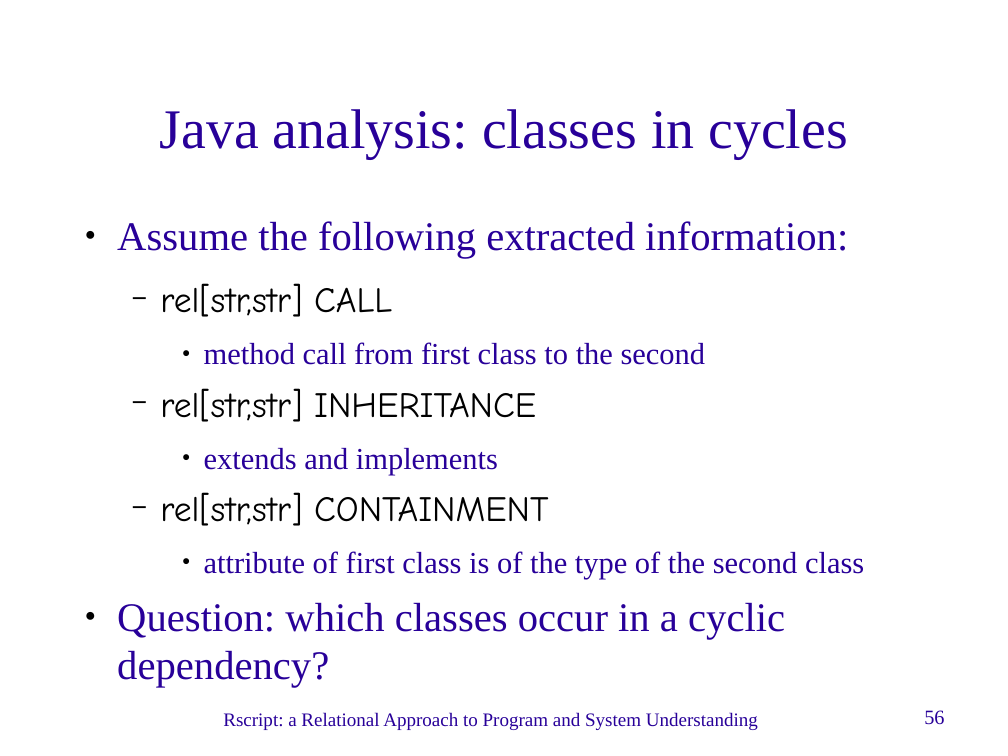
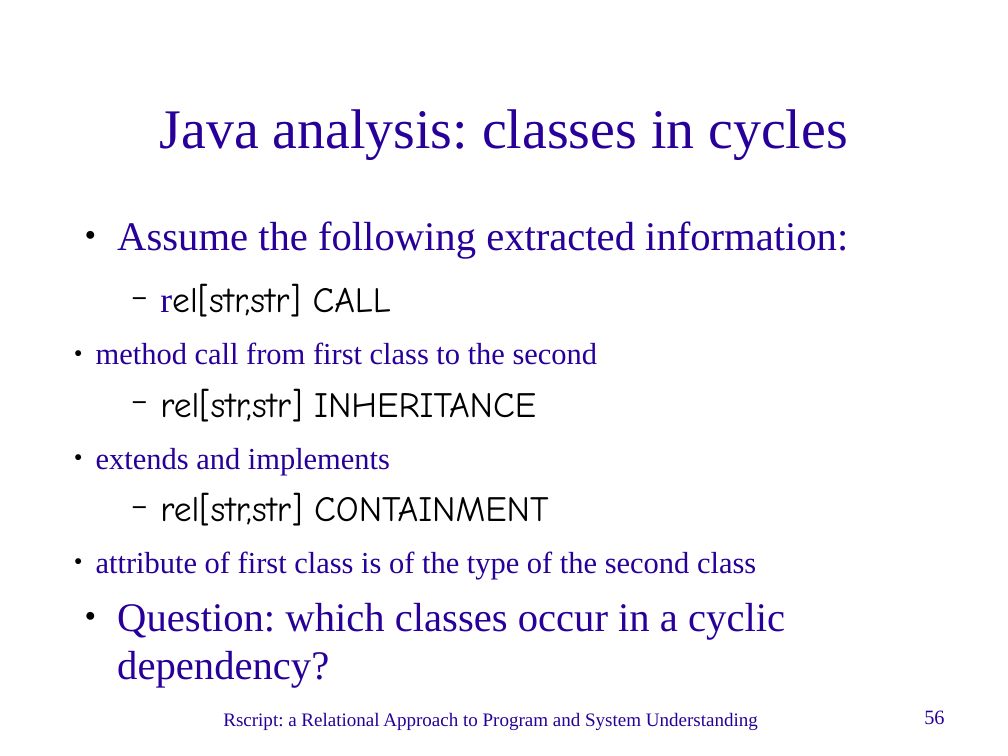
Before and after one commit to cwi-swat/meta-environment, a slide deck: slide 56 of meta-doc/analysis/rscript-slides/rscript-slides.odp. Drawn at 1008x756 pixels with LibreOffice and Linux fonts; fonts in the diff are those of the drawing; background and template pictures are left out. Boxes give left, top, right and bottom in pixels: in the first picture for what was removed or moved away, otherwise in the second. Text is boxed around its words. In the diff, an @@ line names an element or a change of style, - is before the commit and + after.

```diff
--- a/meta-doc/analysis/rscript-slides/rscript-slides.odp
+++ b/meta-doc/analysis/rscript-slides/rscript-slides.odp
@@ text "Assume the following extracted information:" at (96,221,848,688): font Comic Neue to Times New Roman, text colour #000000 to #280099 in "rel[str,str]"; indent changed @@
```
Also in this commit, not shown: 11 other slides changed, 1 slide removed, 1 other file.
